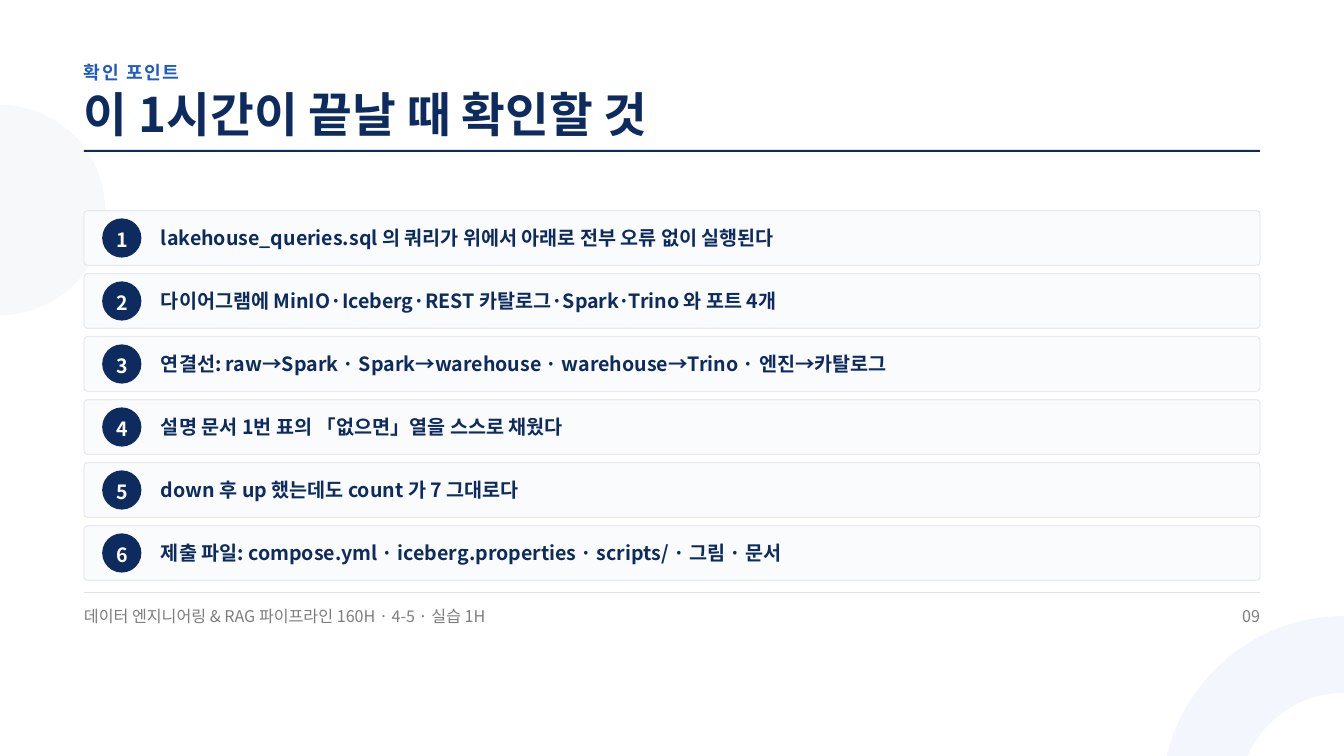
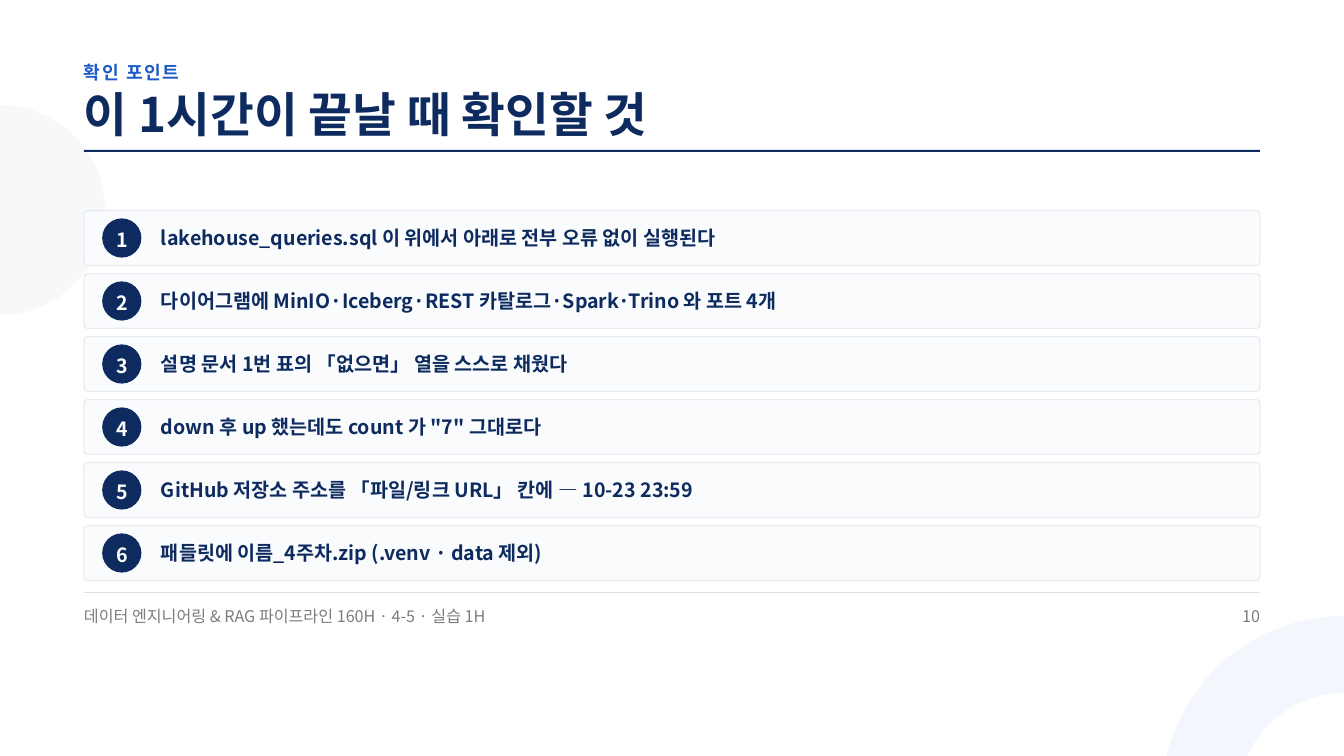
Before and after one commit to aebonlee/materials, a slide deck: slide 10 of data-eng/decks/w4d5s3.pptx (slide 9 before the commit). Drawn at 1344x756 pixels with LibreOffice and Linux fonts; fonts in the diff are those of the drawing. Boxes give left, top, right and bottom in pixels: in the first picture for what was removed or moved away, otherwise in the second. Text is boxed around its words. In the diff, an @@ line names an element or a change of style, - is before the commit and + after.

Commit message:
data-eng 4-5 덱 5(w4d5s0 신설)·묶음

```diff
--- a/data-eng/decks/w4d5s3.pptx
+++ b/data-eng/decks/w4d5s3.pptx
@@ text at (161,228,715,250): text changed @@
-lakehouse_queries.sql 의 쿼리가 위에서 아래로 전부 오류 없이 실행된다
+lakehouse_queries.sql 이 위에서 아래로 전부 오류 없이 실행된다
@@ text at (161,354,567,373): spaces changed @@
-설명 문서 1번 표의 「없으면」열을 스스로 채웠다
+설명 문서 1번 표의 「없으면」 열을 스스로 채웠다
@@ text removed at (161,354,887,376) @@
-연결선: raw→Spark · Spark→warehouse · warehouse→Trino · 엔진→카탈로그
@@ text at (161,417,541,439): text changed @@
-down 후 up 했는데도 count 가 7 그대로다
+down 후 up 했는데도 count 가 "7" 그대로다
@@ text added at (161,480,693,501), 21 pt, text #0D2B5E, bold @@
+GitHub 저장소 주소를 「파일/링크 URL」 칸에 — 10-23 23:59
@@ text at (161,543,542,565): text changed @@
-제출 파일: compose.yml · iceberg.properties · scripts/ · 그림 · 문서
+패들릿에 이름_4주차.zip (.venv · data 제외)
@@ text at (1242,610,1260,622): text changed @@
-09
+10
```
Also in this commit, not shown: 7 other slides changed, 3 slides added, 2 slides removed, 11 other files.
